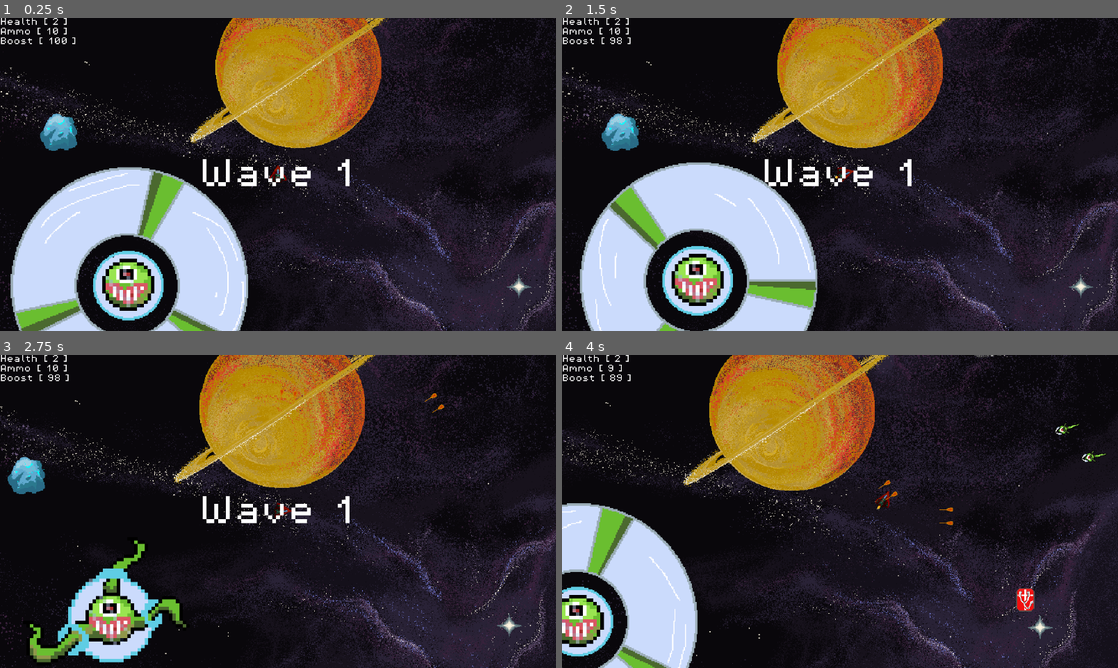
Above: before the commit, frames 1-4 (two rows, left to right).
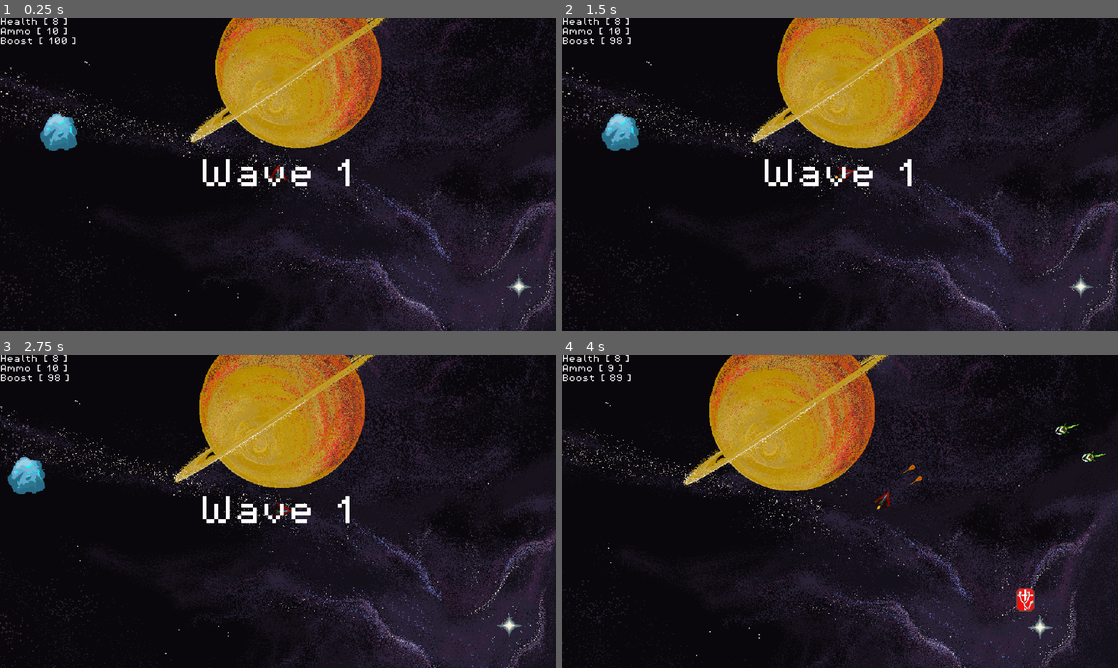
Above: after the commit, the same moments.

Repository: rylanharwood2/Adrift
Game: Godot game, scene res://scenes/game.tscn
Two runs of this game, one before a commit and one after it. Both use one fixed random seed, a clock stepped at 60 frames per second and the inputs below.
Inputs:
- Up to frame 1 (0.25 s): no input
- Up to frame 2 (1.5 s): hold D (move_right) 0.53-1.28 s; tap Space (shoot) at 0.6 s; hold Left (move_left) from 1.28 s (still down); tap Alt (boost) at 1.35 s
- Up to frame 3 (2.75 s): tap Space (shoot) at 1.55, 2.1 s; release Left (move_left) at 2.03 s; hold D (move_right) from 2.03 s (still down)
- Up to frame 4 (4 s): release D (move_right) at 2.78 s; hold W (move_up) 2.78-3.53 s; tap Space (shoot) at 2.85, 3.8 s; hold Left (move_left) from 3.53 s (still down); hold Alt (boost) from 3.53 s (still down)

The runs differ from the first frame. In frame 1, 16% of the frame differs, in the area x 1-45%, y 0-100%; in frame 2, 17%, in the area x 3-56%, y 0-100%; in frame 3, 4.2%; in frame 4, 9.7%.

Commit message:
now spawns boss in wave function, minor bug fixes
- enemies can no longer pick up health packs
- helheim now flashes on damage

Diff:
--- a/scenes/game.tscn
+++ b/scenes/game.tscn
@@ -12,7 +12,6 @@
 [ext_resource type="PackedScene" uid="uid://d1y4vwf7h4jbg" path="res://scenes/frozen_asteroid.tscn" id="10_3u7ti"]
 [ext_resource type="AudioStream" uid="uid://dvq2d8dai8kry" path="res://assets/sfx/Game music 2.mp3" id="10_cg0uc"]
 [ext_resource type="PackedScene" uid="uid://dffvmpbamr3rg" path="res://scenes/health_pack.tscn" id="13_a6ypd"]
-[ext_resource type="PackedScene" uid="uid://bgr8mv6xl4dam" path="res://scenes/helheim_king_of_slime.tscn" id="13_kvuet"]
 
 [sub_resource type="Curve2D" id="Curve2D_e5dhq"]
 _data = {
@@ -132,7 +131,4 @@
 [node name="gray_asteroid" parent="." instance=ExtResource("9_bkh4i")]
 position = Vector2(486, -321)
 
-[node name="helheim" parent="." instance=ExtResource("13_kvuet")]
-position = Vector2(-270, 172)
-
 [connection signal="start_game" from="HUD" to="." method="new_game"]
--- a/scenes/helheim_king_of_slime.tscn
+++ b/scenes/helheim_king_of_slime.tscn
@@ -1,7 +1,13 @@
-[gd_scene load_steps=25 format=3 uid="uid://bgr8mv6xl4dam"]
+[gd_scene load_steps=27 format=3 uid="uid://bgr8mv6xl4dam"]
 
 [ext_resource type="Texture2D" uid="uid://df5p2u5s4ccp5" path="res://assets/sprites/enemies/FinalBossAttackSpin.png" id="1_us061"]
 [ext_resource type="Script" uid="uid://bsglw5opydy3e" path="res://scripts/helheim_king_of_slime.gd" id="1_xp4uy"]
+[ext_resource type="Shader" uid="uid://crupfqg5q331r" path="res://scripts/flash.gdshader" id="2_dyj1q"]
+
+[sub_resource type="ShaderMaterial" id="ShaderMaterial_6qc34"]
+shader = ExtResource("2_dyj1q")
+shader_parameter/flash_color = Color(1, 1, 1, 1)
+shader_parameter/flash_modifier = 0.0
 
 [sub_resource type="AtlasTexture" id="AtlasTexture_xp4uy"]
 atlas = ExtResource("1_us061")
@@ -143,10 +149,11 @@
 
 [sub_resource type="CircleShape2D" id="CircleShape2D_dyj1q"]
 
-[node name="helheim" type="CharacterBody2D"]
+[node name="helheim" type="CharacterBody2D" groups=["enemies"]]
 script = ExtResource("1_xp4uy")
 
 [node name="AnimatedSprite2D" type="AnimatedSprite2D" parent="."]
+material = SubResource("ShaderMaterial_6qc34")
 position = Vector2(0, -1)
 scale = Vector2(2, 2)
 sprite_frames = SubResource("SpriteFrames_7bdla")
@@ -173,3 +180,9 @@
 position = Vector2(9, 21)
 scale = Vector2(6, 6)
 shape = SubResource("CircleShape2D_dyj1q")
+
+[node name="flash_timer" type="Timer" parent="."]
+wait_time = 0.2
+one_shot = true
+
+[connection signal="timeout" from="flash_timer" to="." method="_on_flash_timer_timeout"]
--- a/scripts/bullet.gd
+++ b/scripts/bullet.gd
@@ -1,7 +1,6 @@
 extends AnimatedSprite2D
 class_name bullet
 
-signal enemy_killed
 
 @onready var bullet: AnimatedSprite2D = $"."
 @onready var player: CharacterBody2D = get_node("%Player")
@@ -15,7 +14,6 @@
 	if body.is_in_group("enemies"):
 		if (body.health == 1):
 			body.play_death()
-			enemy_killed.emit()
 		else:
 			body.health -= 1
 		body.flash()
--- a/scripts/game.gd
+++ b/scripts/game.gd
@@ -4,6 +4,7 @@
 var rand = RandomNumberGenerator.new()
 var suicune_enemy_scene = load("res://scenes/suicune_enemy.tscn")
 var capo_enemy_scene = load("res://scenes/capo_enemy.tscn")
+var helheim_scene = load("res://scenes/helheim_king_of_slime.tscn")
 
 var current_player_health : int = -1
 var current_player_ammo : int = -1
@@ -31,7 +32,7 @@
 # control enemy spawn waves
 func wave_controller():
 	#[[waves, numsuicune, numcapos],[]]
-	var wave_spawn_rates = [[1,3,1], [1,4,2], [1,5,2], [1,100,10]]
+	var wave_spawn_rates = [[1,3,1,0], [1,4,2,0], [1,5,2,1], [1,100,10,0]]
 	var waves : int = len(wave_spawn_rates)
 	var waves_done : bool = false
 	var timeout : float = 0
@@ -52,8 +53,8 @@
 	for sub_wave in range(0, wave_spawn_rates[0]):
 
 		rand.randomize()
-		for individual_enemy in range(0, wave_spawn_rates[1] + wave_spawn_rates[2]):
-			if wave_spawn_rates[1] > 0:
+		for individual_enemy in range(0, wave_spawn_rates[1] + wave_spawn_rates[2] + wave_spawn_rates[3]):
+			if wave_spawn_rates[1] > 0: # Spawn Suicunes
 				wave_spawn_rates[1] -= 1
 				var suicune_enemy = suicune_enemy_scene.instantiate()
 
@@ -63,7 +64,7 @@
 				suicune_enemy.position = mob_spawn_location.position
 				add_child(suicune_enemy)
 
-			elif wave_spawn_rates[2] > 0:
+			elif wave_spawn_rates[2] > 0: # Spawn Capos
 				wave_spawn_rates[2] -= 1
 				var capo_enemy = capo_enemy_scene.instantiate()
 
@@ -73,6 +74,14 @@
 				capo_enemy.position = mob_spawn_location.position
 				add_child(capo_enemy)
 
+			elif wave_spawn_rates[3] > 0: # Spawn boss
+				wave_spawn_rates[3] -= 1
+				var helheim = helheim_scene.instantiate()
+
+				helheim.position = Vector2(0,0)
+				add_child(helheim)
+				print("added")
+
 	while true:
 		if get_tree().get_first_node_in_group("enemies") != null:
 			await get_tree().create_timer(2).timeout
--- a/scripts/health_pack.gd
+++ b/scripts/health_pack.gd
@@ -30,5 +30,6 @@
 
 
 func _on_area_2d_body_entered(body: Node2D) -> void:
-	health_pack_entered.emit(heal_amount)
-	queue_free()
+	if body.is_in_group("player"):
+		health_pack_entered.emit(heal_amount)
+		queue_free()
--- a/scripts/helheim_king_of_slime.gd
+++ b/scripts/helheim_king_of_slime.gd
@@ -1,8 +1,10 @@
 @icon("res://assets/sprites/enemies/testboss2.png")
 extends CharacterBody2D
 
+@onready var player = get_tree().get_first_node_in_group("player")
 
-signal health_pack_received
+var health = 8
+
 
 const MOVE_SPEED : int = 750
 const SPIN_SPEED : int = 300
@@ -10,18 +12,29 @@
 
 # Called when the node enters the scene tree for the first time.
 func _ready() -> void:
-	health_pack_received.emit()
+	flash()
 
 
 # Called every frame. 'delta' is the elapsed time since the previous frame.
 func _process(delta: float) -> void:
-	var direction = (%Player.position-position).normalized()
-	#if (%Player.distance_to() < 50):    # if close attack and slow
+	pass
+	var direction = (player.position-position).normalized()
+	#if (player.distance_to() < 50):    # if close attack and slow
 	#	print("si")						# if far idle/move and 2.5x? speed
 	# if you wanna be really cool start a timer as long as the player is not
 	# within a raduius and only if they leave it for x time he switches to
 	# move mode or vice versa
 	velocity = direction * MOVE_SPEED * delta
 
+	move_and_slide()
 
-	move_and_slide()
+func play_death():
+	queue_free()
+
+
+func flash():
+	$AnimatedSprite2D.material.set_shader_parameter("flash_modifier", 0.8)
+	$flash_timer.start()
+
+func _on_flash_timer_timeout() -> void:
+	$AnimatedSprite2D.material.set_shader_parameter("flash_modifier", 0)
--- a/scripts/player.gd
+++ b/scripts/player.gd
@@ -11,7 +11,7 @@
 # TODO universal random number seed?
 var rng = RandomNumberGenerator.new()
 
-@export var health: int = 2
+@export var health: int = 8
 @export var max_health: int = 50
 @export var ammo_cap: int = 10
 @export var ammo: int = 10
@@ -102,6 +102,7 @@
 ## Weapon Mechanics
 func shoot(_bullet_typey):
 	var bullet = scene.instantiate()
+	bullet.speed *= 2
 	$shoot_sound.set_pitch_scale(rng.randf_range(0.95, 1.25))
 	$shoot_sound.play()
 	owner.add_child(bullet)
--- a/scripts/suicune_enemy.gd
+++ b/scripts/suicune_enemy.gd
@@ -14,10 +14,6 @@
 var targgg = Vector2(0,0)
 var target_angle = Vector2(0,0)
 
-func player_hit():
-	pass
-	#if %Player.is_colliding():
-	#	$AnimatedSprite2D.pause()
 
 func flash():
 	$AnimatedSprite2D.material.set_shader_parameter("flash_modifier", 0.8)
Not shown: 1 places in scenes/game.tscn that only renumber resources
Not shown, changed: README.md
